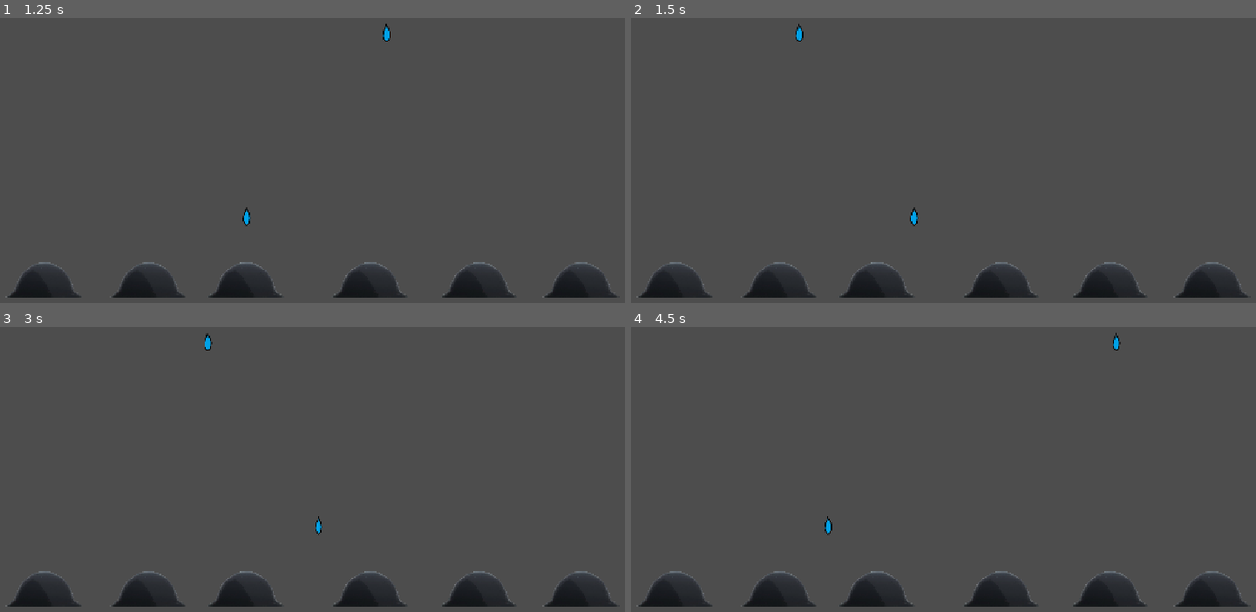
Above: before the commit, frames 1-4 (two rows, left to right).
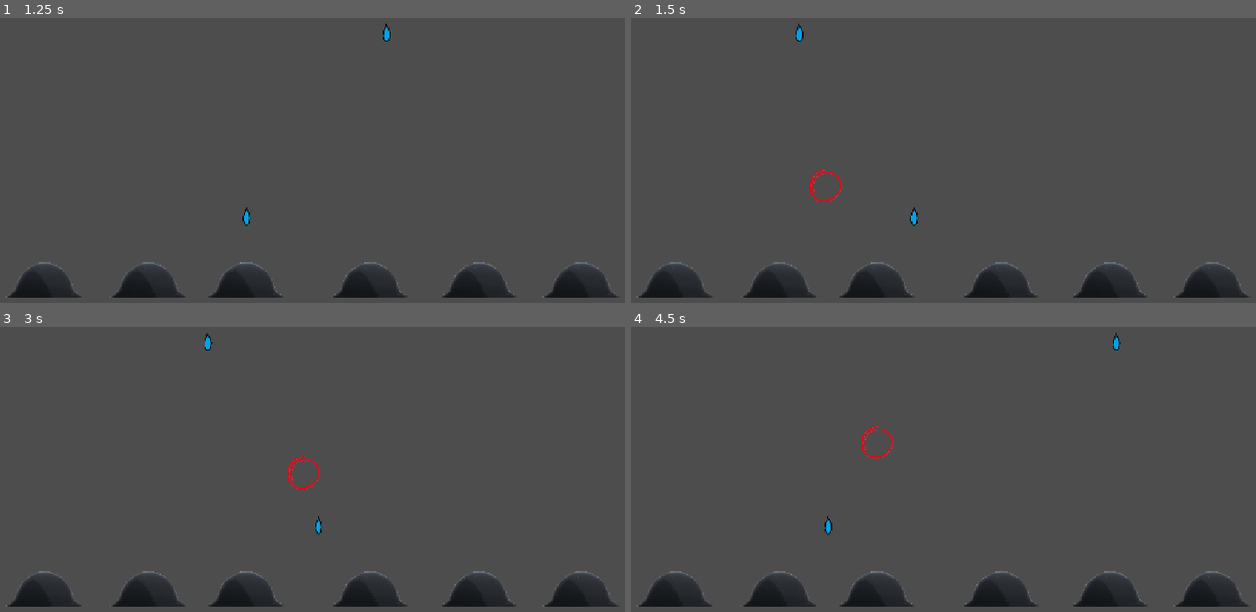
Above: after the commit, the same moments.

Repository: AmongRyzh/girls-last-tour
Game: Godot game, scene res://gameplay.tscn
Same seed, same stepped clock (60 frames per second), same inputs: the game is played once before the commit and once after it.
Inputs (mouse positions are in pixels of both pictures, inside the frame that each line leads up to):
- Up to frame 1 (1.25 s): move the mouse to (462, 117) at 0.52 s; click (462, 117) at 0.67 s
- Up to frame 2 (1.5 s): drag from (799, 154) to (874, 243) at 1.27 s
- Up to frame 3 (3 s): move the mouse to (375, 358) at 2.02 s; click (375, 358) at 2.17 s; drag from (275, 523) to (362, 369) at 2.77 s
- Up to frame 4 (4.5 s): move the mouse to (1149, 503) at 3.52 s; click (1149, 503) at 3.67 s; drag from (731, 386) to (1174, 552) at 4.27 s

Frame 1 is identical in both runs. In frame 2, 0.1% of the frame differs, in the area x 28-34%, y 52-65%; in frame 3, 0.1%, in the area x 45-52%, y 45-57%; in frame 4, 0.1%.

Commit message:
multitouch first test

Diff:
--- a/gameplay.gd
+++ b/gameplay.gd
@@ -5,11 +5,27 @@
 
 @export var randomise_position : bool = true
 
+@onready var indicator_container = $IndicatorContainer
+var indicators = []
+
 # Called when the node enters the scene tree for the first time.
 func _ready():
+	for indicator in indicator_container.get_children():
+		indicators.append(indicator)
+
 	print(get_viewport_rect().size.x)
 
 	$RainDropTimer.timeout.connect(_spawn_rain_drop)
+
+func _input(event: InputEvent):
+	if event is InputEventScreenDrag:
+		var i = event.index
+		if i < indicators.size():
+			indicators[i].show()
+			indicators[i].global_position = event.position
+	if event is InputEventScreenTouch and not event.pressed:
+		var i = event.index
+		indicators[i].hide()
 
 func _spawn_rain_drop():
 	var min_pos_x : float = 100
--- a/gameplay.tscn
+++ b/gameplay.tscn
@@ -3,6 +3,7 @@
 [ext_resource type="Script" uid="uid://dhqom0yjx7wxb" path="res://gameplay.gd" id="1_n4psk"]
 [ext_resource type="PackedScene" uid="uid://bv8rulpwbqdxy" path="res://rain_drop.tscn" id="2_ej4tk"]
 [ext_resource type="Texture2D" uid="uid://vexp7ieex81k" path="res://helmet.png" id="3_oe8ih"]
+[ext_resource type="Texture2D" uid="uid://c7hpl8vwxnuna" path="res://red-circle_23-2150588573_jpg.png" id="3_smepj"]
 [ext_resource type="Script" uid="uid://bwtgfe45te37a" path="res://rain_interactable.gd" id="3_xuee5"]
 
 [sub_resource type="WorldBoundaryShape2D" id="WorldBoundaryShape2D_njsjv"]
@@ -15,6 +16,48 @@
 script = ExtResource("1_n4psk")
 rain_drop = ExtResource("2_ej4tk")
 rain_drop_timer = NodePath("RainDropTimer")
+
+[node name="IndicatorContainer" type="Node2D" parent="." unique_id=1320206751]
+
+[node name="Indicator0" type="Sprite2D" parent="IndicatorContainer" unique_id=2118518272]
+visible = false
+texture = ExtResource("3_smepj")
+
+[node name="Indicator1" type="Sprite2D" parent="IndicatorContainer" unique_id=724394664]
+visible = false
+texture = ExtResource("3_smepj")
+
+[node name="Indicator2" type="Sprite2D" parent="IndicatorContainer" unique_id=157576163]
+visible = false
+texture = ExtResource("3_smepj")
+
+[node name="Indicator3" type="Sprite2D" parent="IndicatorContainer" unique_id=72643275]
+visible = false
+texture = ExtResource("3_smepj")
+
+[node name="Indicator4" type="Sprite2D" parent="IndicatorContainer" unique_id=1270953260]
+visible = false
+texture = ExtResource("3_smepj")
+
+[node name="Indicator5" type="Sprite2D" parent="IndicatorContainer" unique_id=1585445596]
+visible = false
+texture = ExtResource("3_smepj")
+
+[node name="Indicator6" type="Sprite2D" parent="IndicatorContainer" unique_id=1939586509]
+visible = false
+texture = ExtResource("3_smepj")
+
+[node name="Indicator7" type="Sprite2D" parent="IndicatorContainer" unique_id=2113955573]
+visible = false
+texture = ExtResource("3_smepj")
+
+[node name="Indicator8" type="Sprite2D" parent="IndicatorContainer" unique_id=1245299700]
+visible = false
+texture = ExtResource("3_smepj")
+
+[node name="Indicator9" type="Sprite2D" parent="IndicatorContainer" unique_id=834462881]
+visible = false
+texture = ExtResource("3_smepj")
 
 [node name="Floor" type="StaticBody2D" parent="." unique_id=1997469708]
 position = Vector2(589, 597)
--- a/project.godot
+++ b/project.godot
@@ -20,6 +20,10 @@
 window/stretch/mode="canvas_items"
 window/stretch/aspect="expand"
 
+[input_devices]
+
+pointing/emulate_touch_from_mouse=true
+
 [physics]
 
 common/physics_ticks_per_second=120
Binary file added: red-circle_23-2150588573_jpg.png
Not shown, added: red-circle_23-2150588573_jpg.png.import
